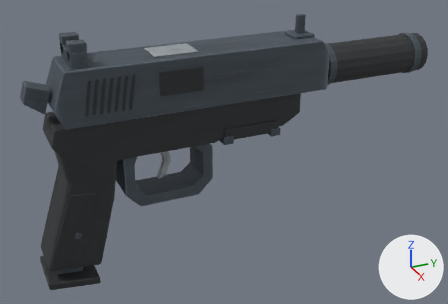
One commit to the glTF model tools/cs16/refined/usp.glb: the scene before it, then after it.
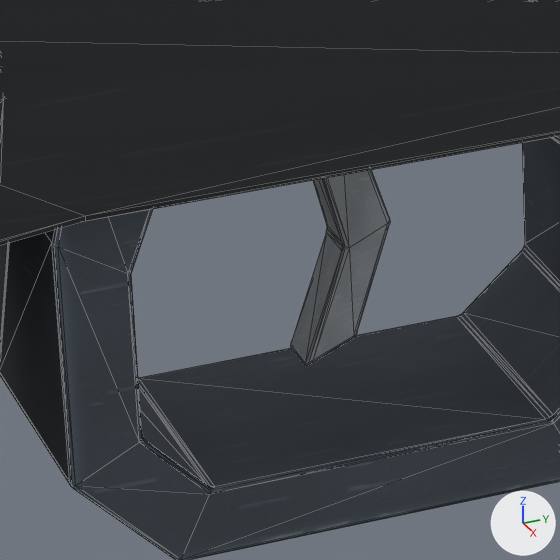
Each version appears first whole from a 50 mm lens placed at (0.82, -0.168, 0.4), pointed at (-0.005, 0.203, -0.012), and next in a close-up on the part from 26% to 44% of the width and 42% to 68% of the height. Every picture has the same lights, and +X, +Y and +Z are marked at lower right. The last two pictures show the newer version. The close-ups show mesh edges as thin lines. Vertices at exactly the same position are counted once.

Names of what the first close-up shows: 'usp_Body'.
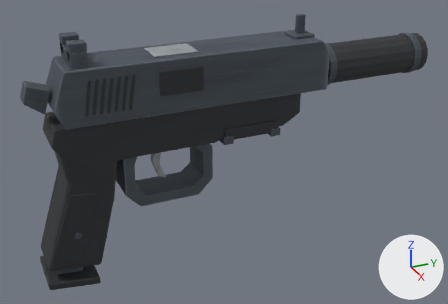
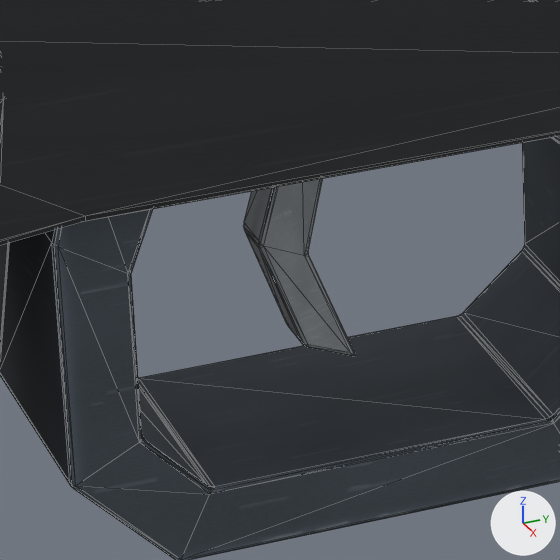
Where the change shows, as pixel boxes (x1, y1, x2, y2) in the close-ups (560 x 560 px; the box of a moved part takes in the faces that stretch with it):
part 1 of me_contoured_pistol_grip_010, moved or reshaped: before (290, 170, 390, 366); after (244, 178, 355, 356)
part 2 of me_contoured_pistol_grip_010, surface changed: before (308, 170, 390, 365); after (258, 186, 354, 356)

What the commit changed:
me_contoured_pistol_grip_010 has 1274 vertices, 2480 faces and spans x -0.052..0.042, y -0.094..0.368, z -0.14..0.166.
me_contoured_pistol_grip_010 is used by ob_usp_body; location (0.0, 0.0, 0.0).
me_contoured_pistol_grip_010 part 1: 84 of 1274 vertices moved; they spanned x -0.006..0.006, y 0.089..0.11, z -0.032..0.032 and now span x -0.006..0.006, y 0.08..0.101, z -0.032..0.032; mean shift (0.0, -0.006, 0.0); largest move (-0.005, 0.11, 0.0) -> (-0.005, 0.08, 0.0).
me_contoured_pistol_grip_010 part 2: 58 kept faces spanning x -0.006..0.006, y 0.08..0.101, z -0.032..0.032 get new texture (UV) coordinates.
